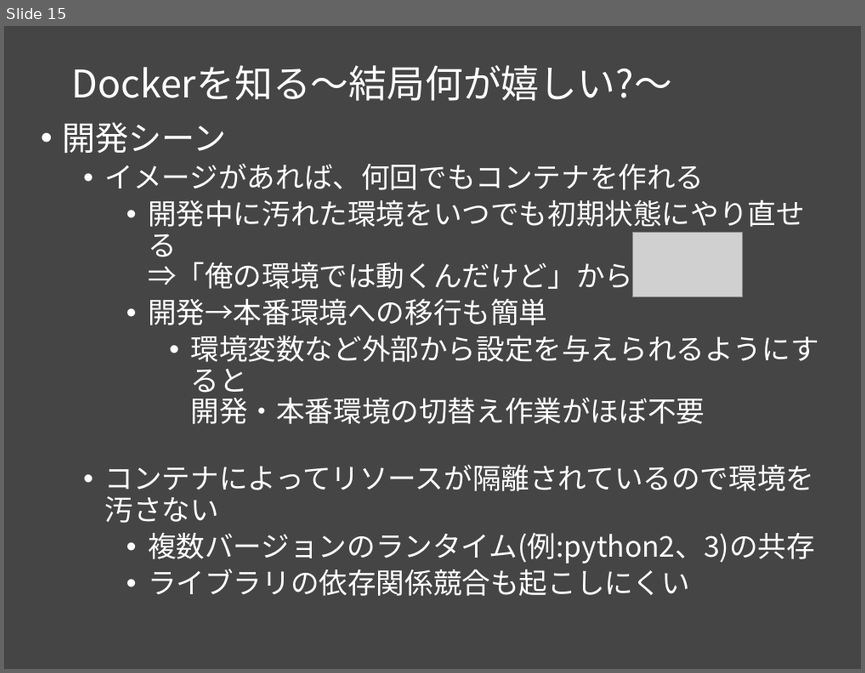
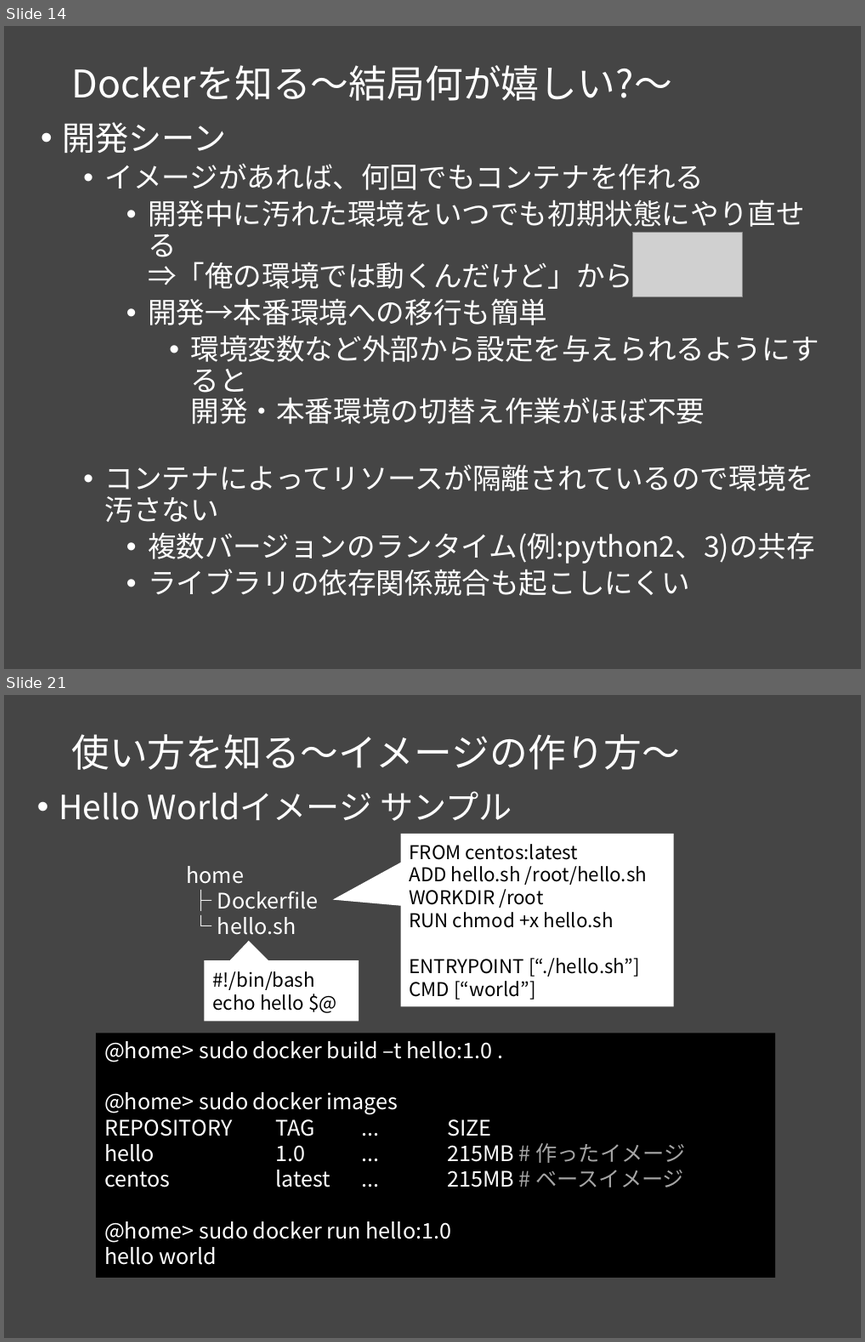
Before and after one commit to msntts/workshop_docker, a slide deck: docker勉強会Vol1.pptx. Shown one above the other, each under a label of ours: slide 15 before the commit, slides 14 and 21 after it; the slides between them are not shown. The pictures are 865x673 and 865x1342 pixels, drawn with LibreOffice and Linux fonts; fonts in the diff are those of the drawing; grey boxes stand for pictures. Boxes give left, top, right and bottom in pixels: in the first picture for what was removed or moved away, otherwise in the second. Text is boxed around its words. In the diff, an @@ line names an element or a change of style, - is before the commit and + after.

Commit message:
だいぶ作った。あとはネットワークとハンズオン

```diff
--- a/docker勉強会Vol1.pptx
+++ b/docker勉強会Vol1.pptx
@@ slide 21 added at [4,695,861,1338], background #454545 @@
@@ title added at [71,734,680,770], 32 pt, text #FFFFFF @@
+使い方を知る～イメージの作り方～
@@ text added at [58,791,512,821], 28 pt, text #FFFFFF @@
+• Hello Worldイメージ サンプル
@@ speech box added at [401,834,674,1007], fill #FFFFFF, 16 pt, text #000000 @@
+FROM centos:latest
+ADD hello.sh /root/hello.sh
+WORKDIR /root
+RUN chmod +x hello.sh
+ENTRYPOINT [“./hello.sh”]
+CMD [“world”]
@@ text added at [186,866,318,935], 18 pt, text #FFFFFF @@
+home
+├ Dockerfile
+└ hello.sh
@@ speech box added at [204,960,358,1021], fill #FFFFFF, 16 pt, text #000000 @@
+#!/bin/bash
+echo hello $@
@@ rectangle added at [96,1032,775,1276], fill #000000, 18 pt, text #FFFFFF @@
+@home> sudo docker build –t hello:1.0 .
+@home> sudo docker images
+REPOSITORY TAG ... SIZE
+hello 1.0 ... 215MB # 作ったイメージ
+centos latest ... 215MB # ベースイメージ
+@home> sudo docker run hello:1.0
+hello world
@@ what was slide 15 is now slide 14 @@
```
Also in this commit, not shown: 8 slides changed, 13 other slides added, 1 slide removed.
